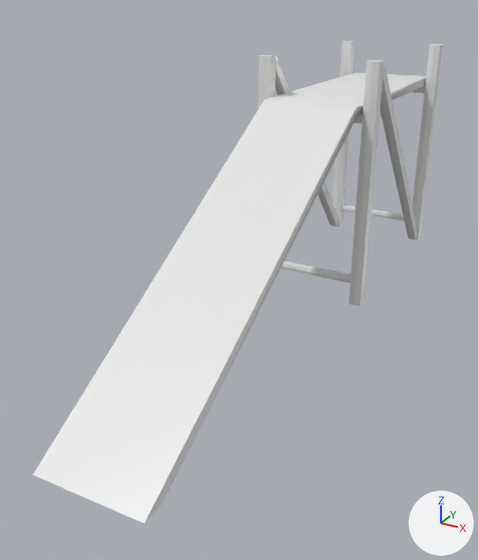
An edit to the FBX model Assets/Model/AndaimeRampa.fbx, drawn before and after from the same camera.
One viewpoint serves both versions: a camera (50 mm lens) standing at (7.9, -22.7, 9.6) and looking at (-1.6, -5.4, 0.9). The axes (+X, +Y, +Z) are drawn at lower right. The lights are the same throughout. Vertices at the same position are counted once.

Names of what the first picture shows: 'AndaimeRampa'.
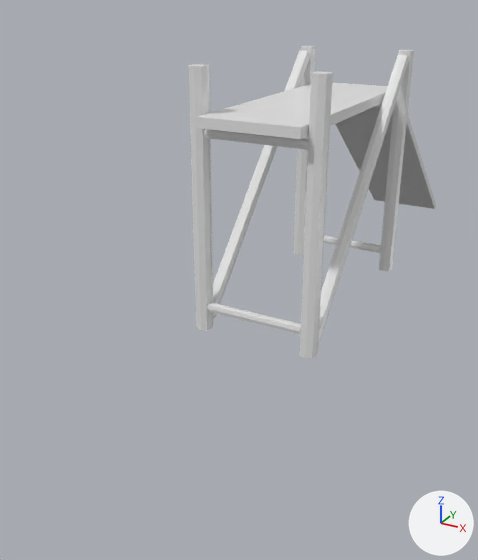
The change, as a diff of the scene's bpy script:
```diff
--- a/Assets/Model/AndaimeRampa.fbx.py
+++ b/Assets/Model/AndaimeRampa.fbx.py
@@ me_cube @@
 # used by ob_andaimerampa; location = (0.0, 0.0, 0.0)
-me_cube.from_pydata(...)  # 225 vertices, 182 faces; spans x -2.0..2.0, y -14.9..4.3, z 0.0..7.7
+me_cube.from_pydata(...)  # 222 vertices, 176 faces; spans x -2.0..2.0, y -4.0..12.6, z 0.0..7.8
+# me_cube part 1: the loose piece of 18 vertices spanning x -2.0..-1.5, y -3.6..-3.1, z 0.0..7.7 is moved by (0.0, 0.0, 0.1)
+# me_cube part 2: the loose piece of 18 vertices spanning x -2.0..-1.5, y 3.6..4.1, z 0.0..7.7 is moved by (0.0, 0.0, 0.1)
+# me_cube part 3: the loose piece of 18 vertices spanning x -1.9..-1.5, y -3.2..3.6, z 0.1..7.7 is turned 95.2 degrees about the x axis through its middle, then moved by (0.0, 0.0, 0.1)
+# me_cube part 4: the loose piece of 18 vertices spanning x 1.5..2.0, y -3.6..-3.1, z 0.0..7.7 is moved by (0.0, 0.0, 0.1)
+# me_cube part 5: the loose piece of 18 vertices spanning x 1.5..2.0, y 3.6..4.1, z 0.0..7.7 is moved by (0.0, 0.0, 0.1)
+# me_cube part 6: the loose piece of 18 vertices spanning x 1.5..1.9, y -3.2..3.6, z 0.1..7.7 is turned 95.2 degrees about the x axis through its middle, then moved by (0.0, 0.0, 0.1)
+# me_cube part 7: the loose piece of 21 vertices spanning x -1.5..1.5, y -14.9..4.3, z 0.0..6.5 is rebuilt with 18 vertices and now spans x -1.5..1.5, y -4.0..12.6, z 0.0..6.6
+# me_cube part 8
+# 72 vertices are removed from x -1.5..1.5, y -3.5..4.0, z 0.7..6.2
+# 56 faces are deleted
+# 72 vertices are added at x -1.5..1.5, y -3.6..3.9, z 0.7..6.2
+# 56 new faces join them
 me_cube.materials.append(mat_material)
@@ ob_andaimerampa @@
 ob_andaimerampa = bpy.data.objects.new('AndaimeRampa', me_cube)
-ob_andaimerampa.location = (0.0, 0.0, 0.0)
+ob_andaimerampa.location = (0.0, -3.96, 0.0)
```

Boxes (x1, y1, x2, y2) around the edits, measured in the pictures (478 x 560 px; the box of a moved part takes in the faces that stretch with it):
'AndaimeRampa', reshaped, moved (39% narrower, 35% shorter): before (33, 41, 443, 523); after (188, 46, 436, 359)
part 1 of me_cube, moved or reshaped: before (258, 55, 276, 109); after (188, 64, 214, 331)
part 2 of me_cube, moved or reshaped: before (331, 41, 355, 227); after (294, 46, 316, 255)
part 3 of me_cube, moved or reshaped: before (275, 57, 339, 226); after (213, 50, 310, 318)
part 4 of me_cube, moved or reshaped: before (349, 60, 384, 306); after (300, 71, 333, 359)
part 5 of me_cube, moved or reshaped: before (409, 44, 443, 240); after (379, 50, 414, 271)
part 6 of me_cube, moved or reshaped: before (380, 62, 417, 239); after (318, 55, 409, 344)
part 7 of me_cube, rebuilt (39% narrower, 72% shorter): before (33, 72, 426, 523); after (196, 83, 436, 209)
part 8 of me_cube, moved or reshaped: before (280, 86, 425, 283); after (204, 103, 382, 335)
